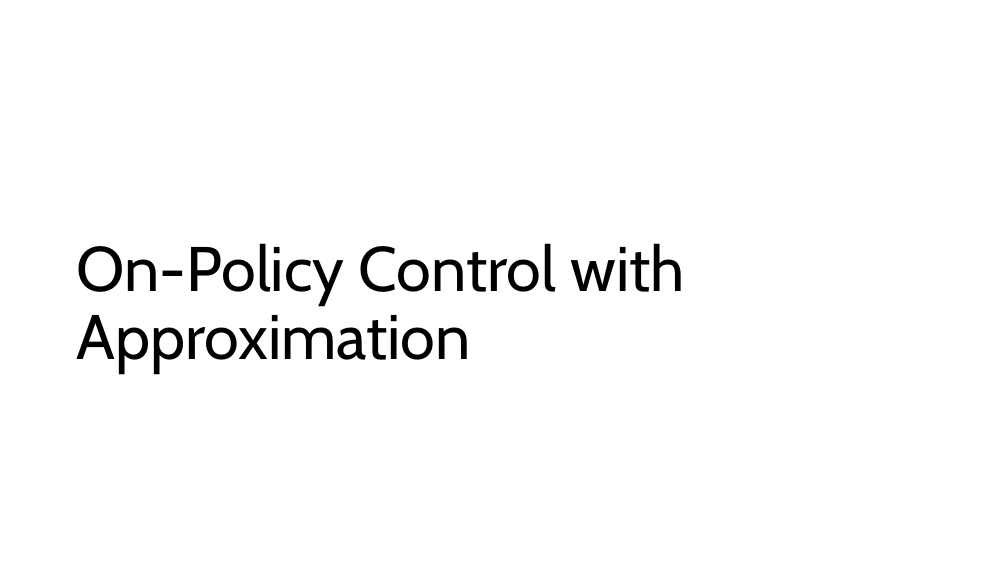
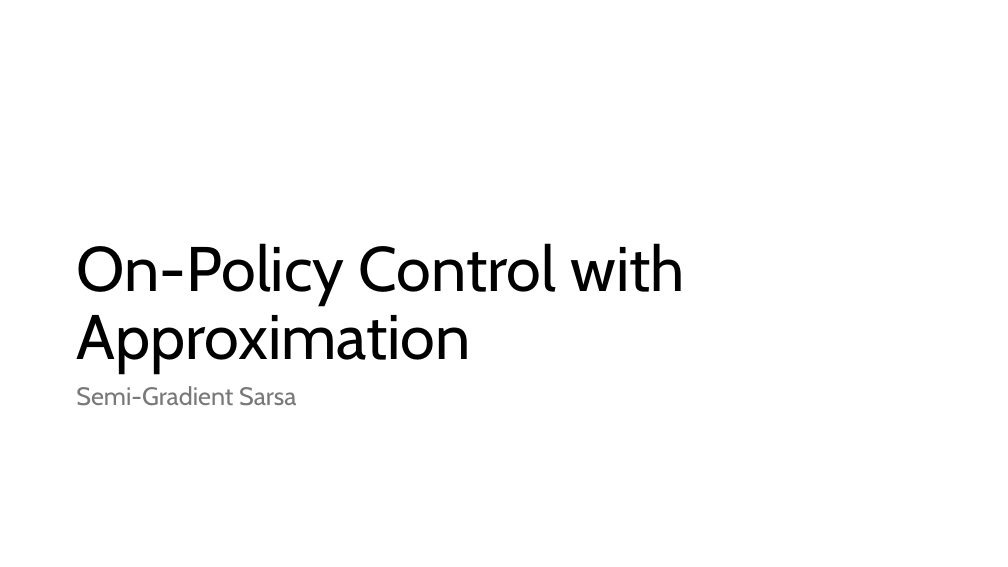
Before and after one commit to mhahsler/Introduction_to_Reinforcement_Learning, a slide deck: slide 29 of slides/Lecture_Chapter09.pptx. Drawn at 1008x567 pixels with LibreOffice and Linux fonts; fonts in the diff are those of the drawing. Boxes give left, top, right and bottom in pixels: in the first picture for what was removed or moved away, otherwise in the second. Text is boxed around its words. In the diff, an @@ line names an element or a change of style, - is before the commit and + after.

```diff
--- a/slides/Lecture_Chapter09.pptx
+++ b/slides/Lecture_Chapter09.pptx
@@ text added at box(76, 386, 296, 406), 24 pt, text #797979 @@
+Semi-Gradient Sarsa
```
Also in this commit, not shown: 3 other slides changed, 23 other files.
